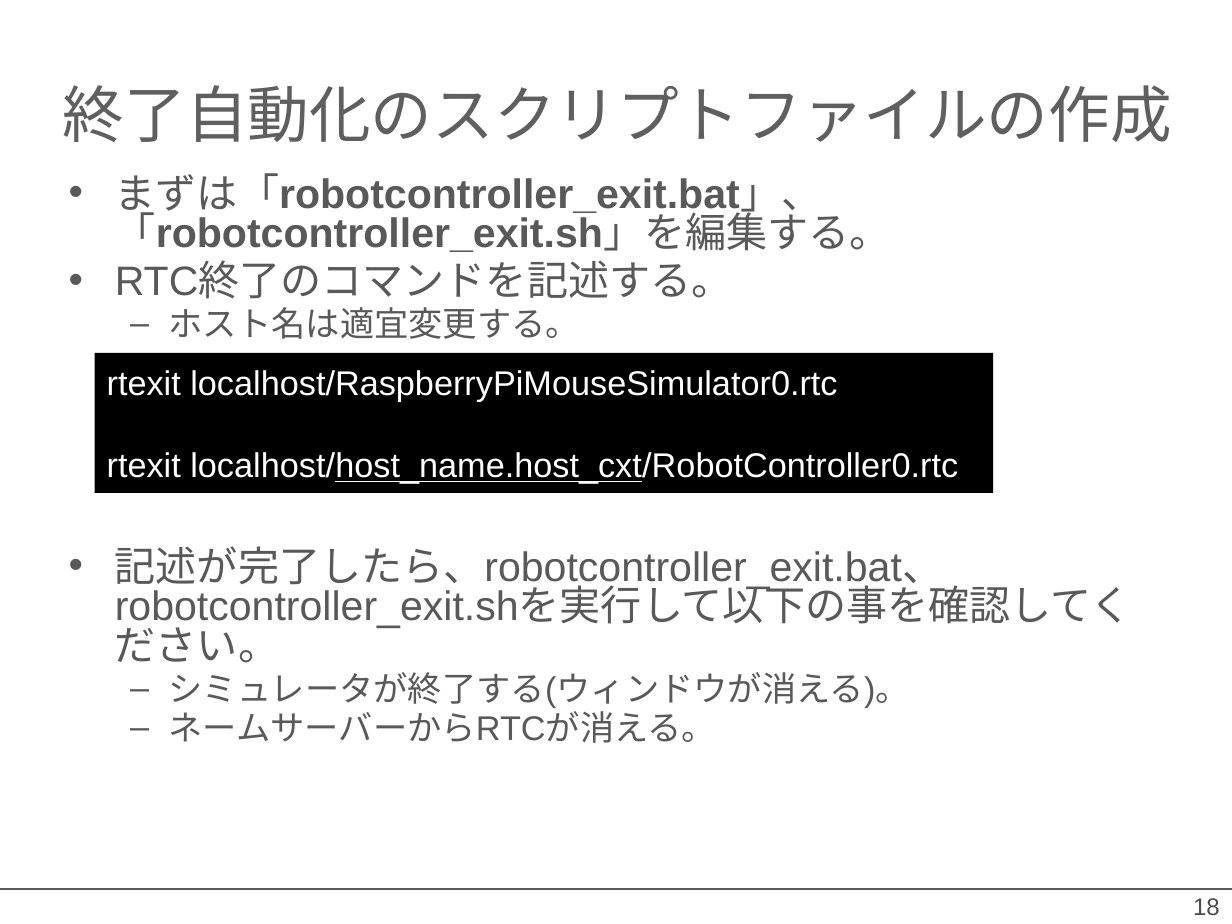
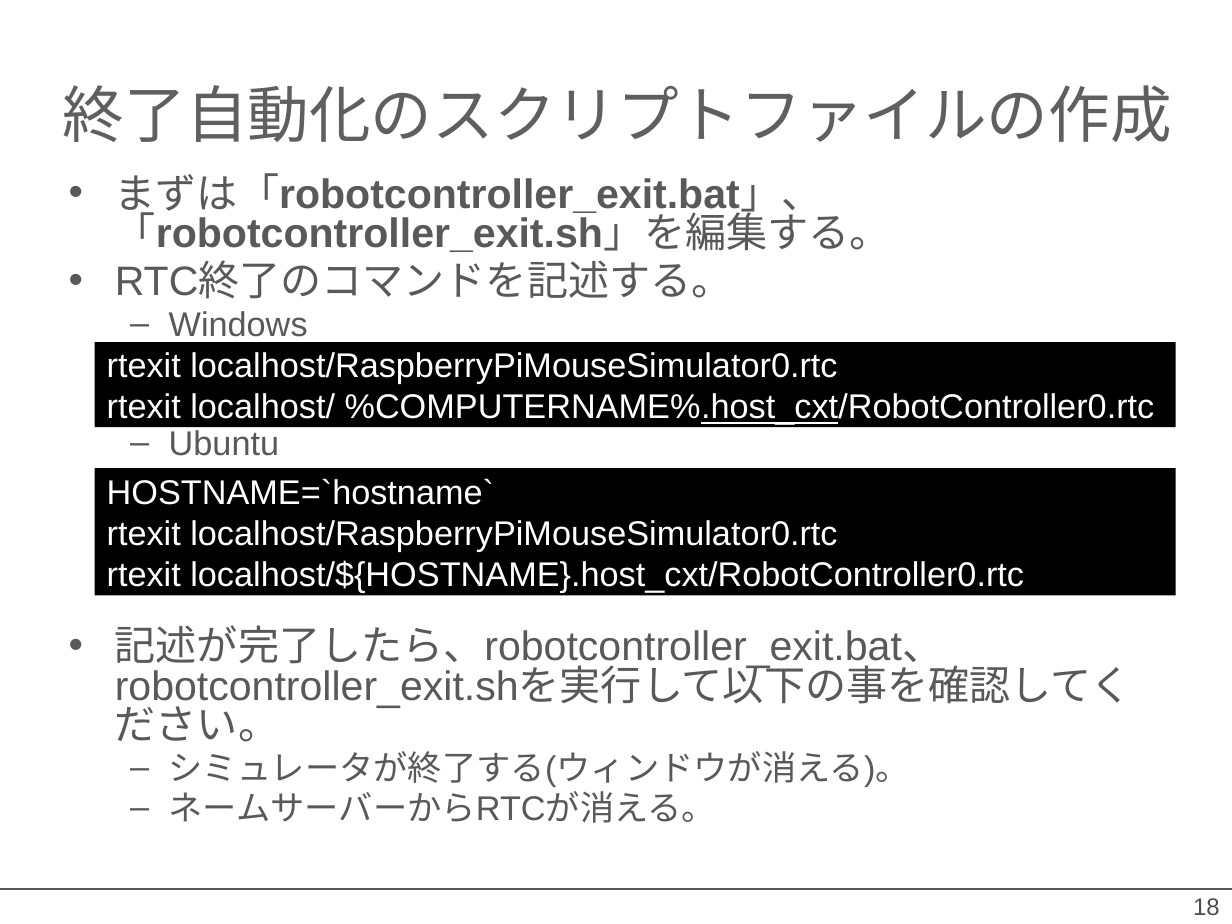
Before and after one commit to OpenRTM/RTM_Tutorial, a slide deck: slide 18 of ppt/rtshell入門.pptx. Drawn at 1232x924 pixels with LibreOffice and Linux fonts; fonts in the diff are those of the drawing; background and template pictures are left out. Boxes give left, top, right and bottom in pixels: in the first picture for what was removed or moved away, otherwise in the second. Text is boxed around its words. In the diff, an @@ line names an element or a change of style, - is before the commit and + after.

```diff
--- a/ppt/rtshell入門.pptx
+++ b/ppt/rtshell入門.pptx
@@ text at box(169, 311, 308, 456): text changed @@
-  – ホスト名は適宜変更する。
+  – Windows
+  – Ubuntu
@@ rectangle "rtexit localhost/RaspberryPiMouseSimulator0.rtc": place and size @@
-rectangle "rtexit localhost/RaspberryPiMouseSimulator0.rtc" at box(95, 352, 993, 493)
+rectangle "rtexit localhost/RaspberryPiMouseSimulator0.rtc" at box(95, 342, 1177, 428)
@@ text in rectangle at box(107, 393, 1155, 425): text changed @@
-rtexit localhost/host_name.host_cxt/RobotController0.rtc
+rtexit localhost/ %COMPUTERNAME%.host_cxt/RobotController0.rtc
@@ rectangle added at box(95, 468, 1177, 595), fill #000000, 20 pt, text #FFFFFF @@
+HOSTNAME=`hostname`
+rtexit localhost/RaspberryPiMouseSimulator0.rtc
+rtexit localhost/${HOSTNAME}.host_cxt/RobotController0.rtc
```
Also in this commit, not shown: 1 other slide changed, 29 other files.
